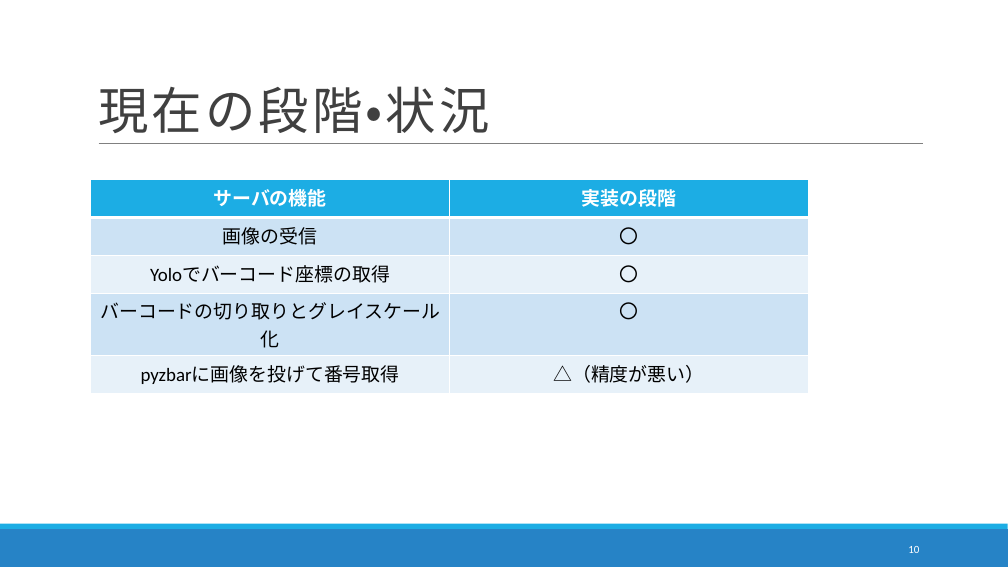
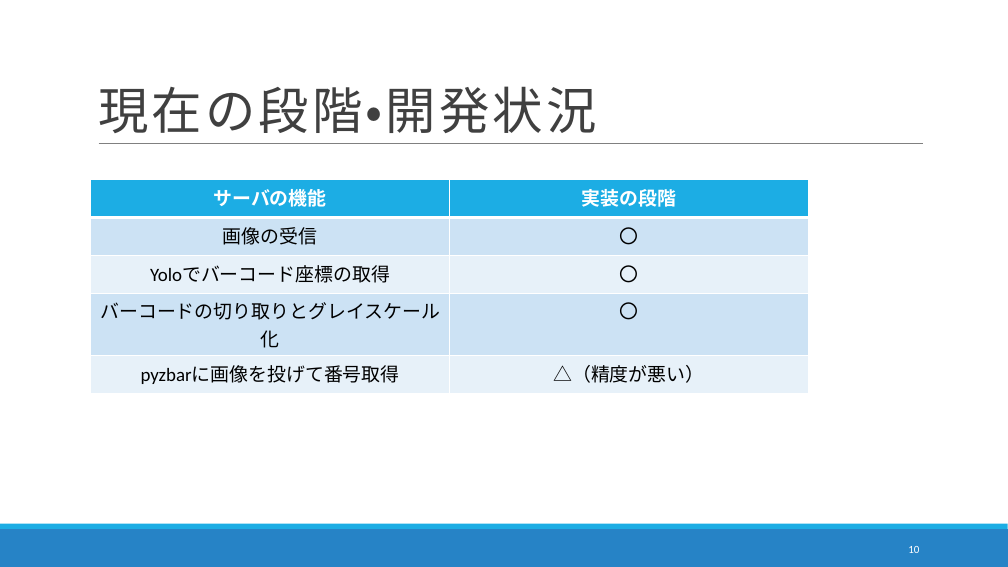
Before and after one commit to DJ956/YoloBarcodeReader, a slide deck: slide 10 of プレゼン/中間報告_danbara.pptx. Drawn at 1008x567 pixels with LibreOffice and Linux fonts; fonts in the diff are those of the drawing. Boxes give left, top, right and bottom in pixels: in the first picture for what was removed or moved away, otherwise in the second. Text is boxed around its words. In the diff, an @@ line names an element or a change of style, - is before the commit and + after.

```diff
--- a/プレゼン/中間報告_danbara.pptx
+++ b/プレゼン/中間報告_danbara.pptx
@@ title at [98, 86, 596, 133]: text changed @@
-現在の段階・状況
+現在の段階・開発状況
```
Also in this commit, not shown: 1 other slide changed.
